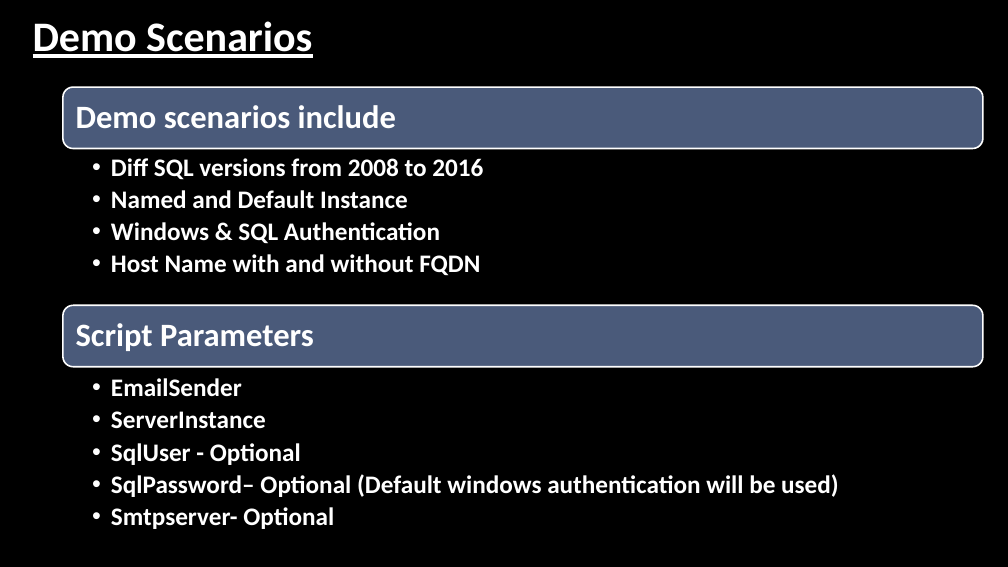
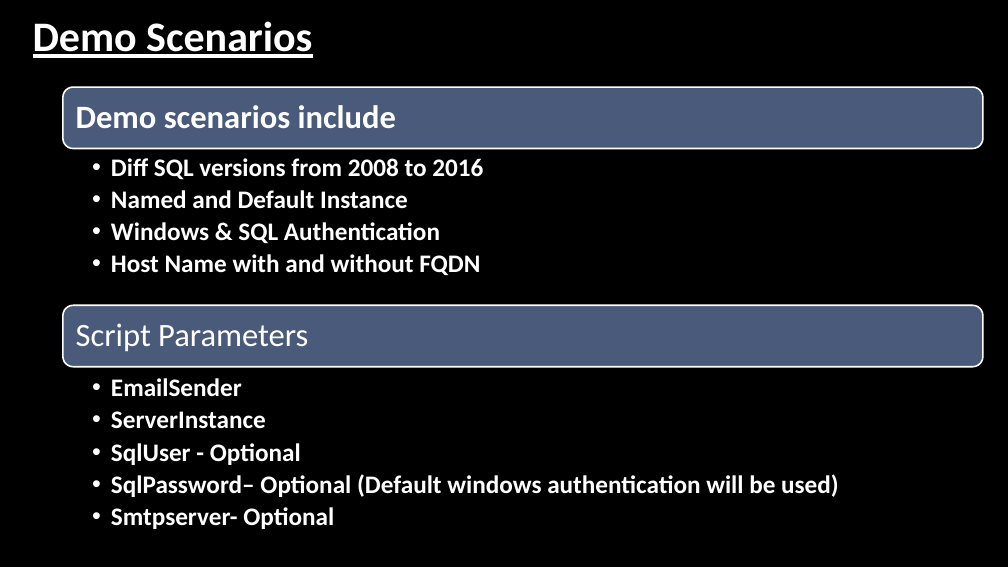
Before and after one commit to hedaprakash/SQLHealthCheck, a slide deck: slide 10 of Consolidated Essential Performance Health Check using PowerShell.pptx (slide 12 before the commit). Drawn at 1008x567 pixels with LibreOffice and Linux fonts; fonts in the diff are those of the drawing; background and template pictures are left out. Boxes give left, top, right and bottom in pixels: in the first picture for what was removed or moved away, otherwise in the second. Text is boxed around its words. In the diff, an @@ line names an element or a change of style, - is before the commit and + after.

```diff
--- a/Consolidated Essential Performance Health Check using PowerShell.pptx
+++ b/Consolidated Essential Performance Health Check using PowerShell.pptx
@@ text "Script Parameters" at bbox=[76, 323, 308, 352]: bold off @@
```
Also in this commit, not shown: 12 other slides changed, 2 slides removed, 5 other files.
